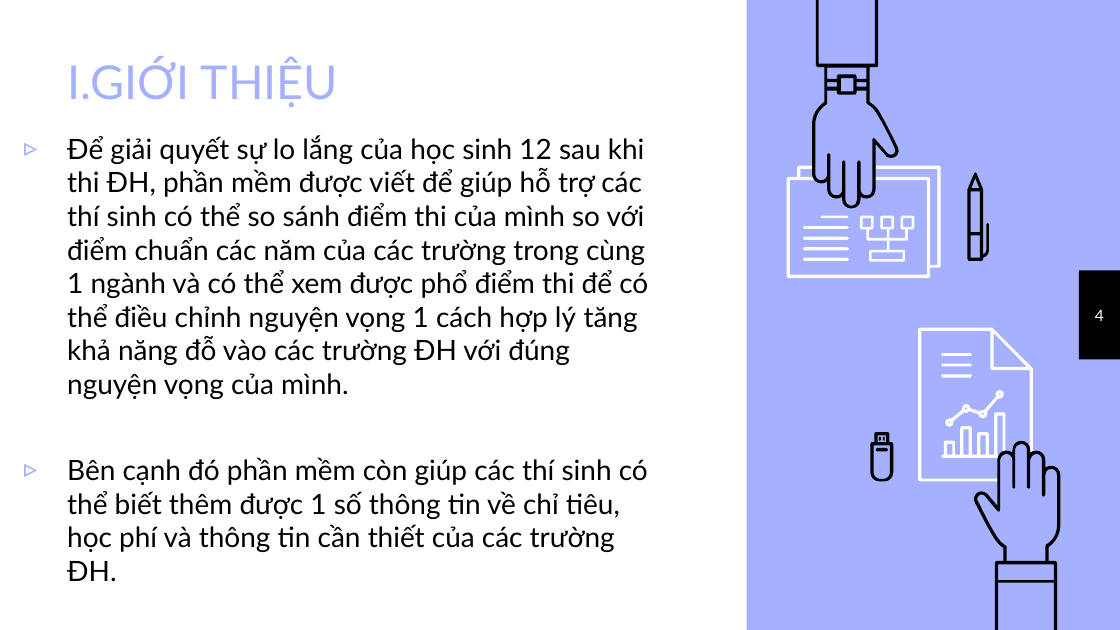
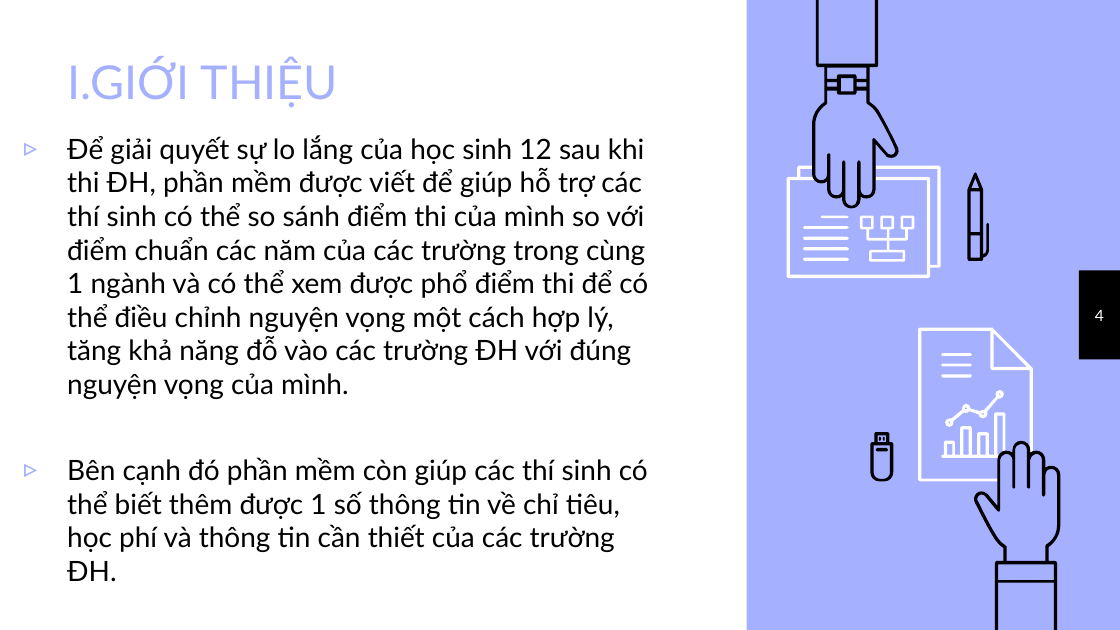
Before and after one commit to ha-duc-hai/Phan-tich-diem-thi-DH, a slide deck: slide 4 of Báo cáo KTPM.pptx. Drawn at 1120x630 pixels with LibreOffice and Linux fonts; fonts in the diff are those of the drawing. Boxes give left, top, right and bottom in pixels: in the first picture for what was removed or moved away, otherwise in the second. Text is boxed around its words. In the diff, an @@ line names an element or a change of style, - is before the commit and + after.

```diff
--- a/Báo cáo KTPM.pptx
+++ b/Báo cáo KTPM.pptx
@@ text at (x1=67, y1=135, x2=648, y2=399): text changed @@
-▹ Để giải quyết sự lo lắng của học sinh 12 sau khi thi ĐH, phần mềm được viết để giúp hỗ trợ các thí sinh có thể so sánh điểm thi của mình so với điểm chuẩn các năm của các trường trong cùng 1 ngành và có thể xem được phổ điểm thi để có thể điều chỉnh nguyện vọng 1 cách hợp lý tăng khả năng đỗ vào các trường ĐH với đúng nguyện vọng của mình.
+▹ Để giải quyết sự lo lắng của học sinh 12 sau khi thi ĐH, phần mềm được viết để giúp hỗ trợ các thí sinh có thể so sánh điểm thi của mình so với điểm chuẩn các năm của các trường trong cùng 1 ngành và có thể xem được phổ điểm thi để có thể điều chỉnh nguyện vọng một cách hợp lý, tăng khả năng đỗ vào các trường ĐH với đúng nguyện vọng của mình.
```
Also in this commit, not shown: 6 other slides changed, 2 slides added, 2 other files.
